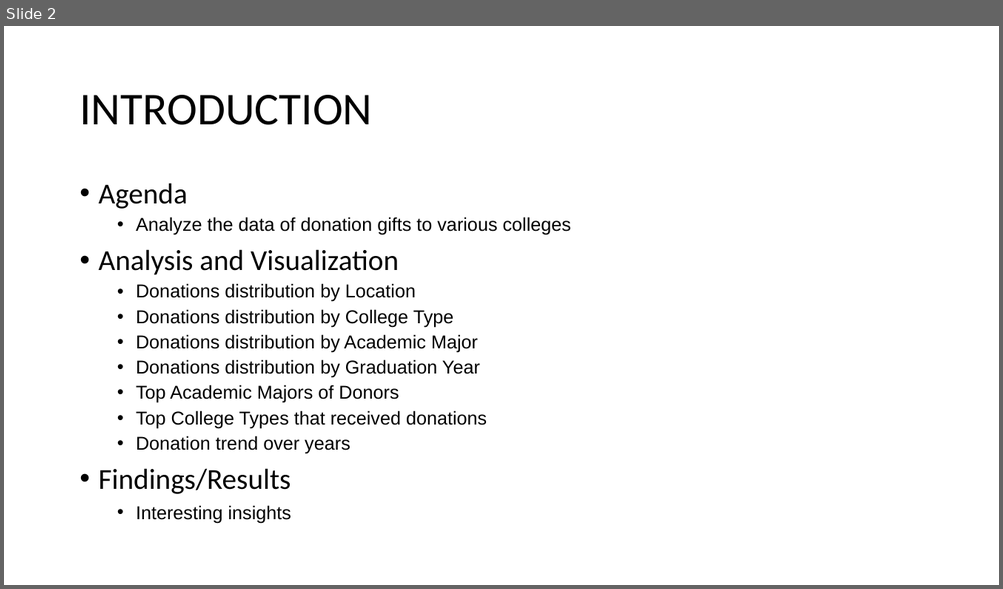
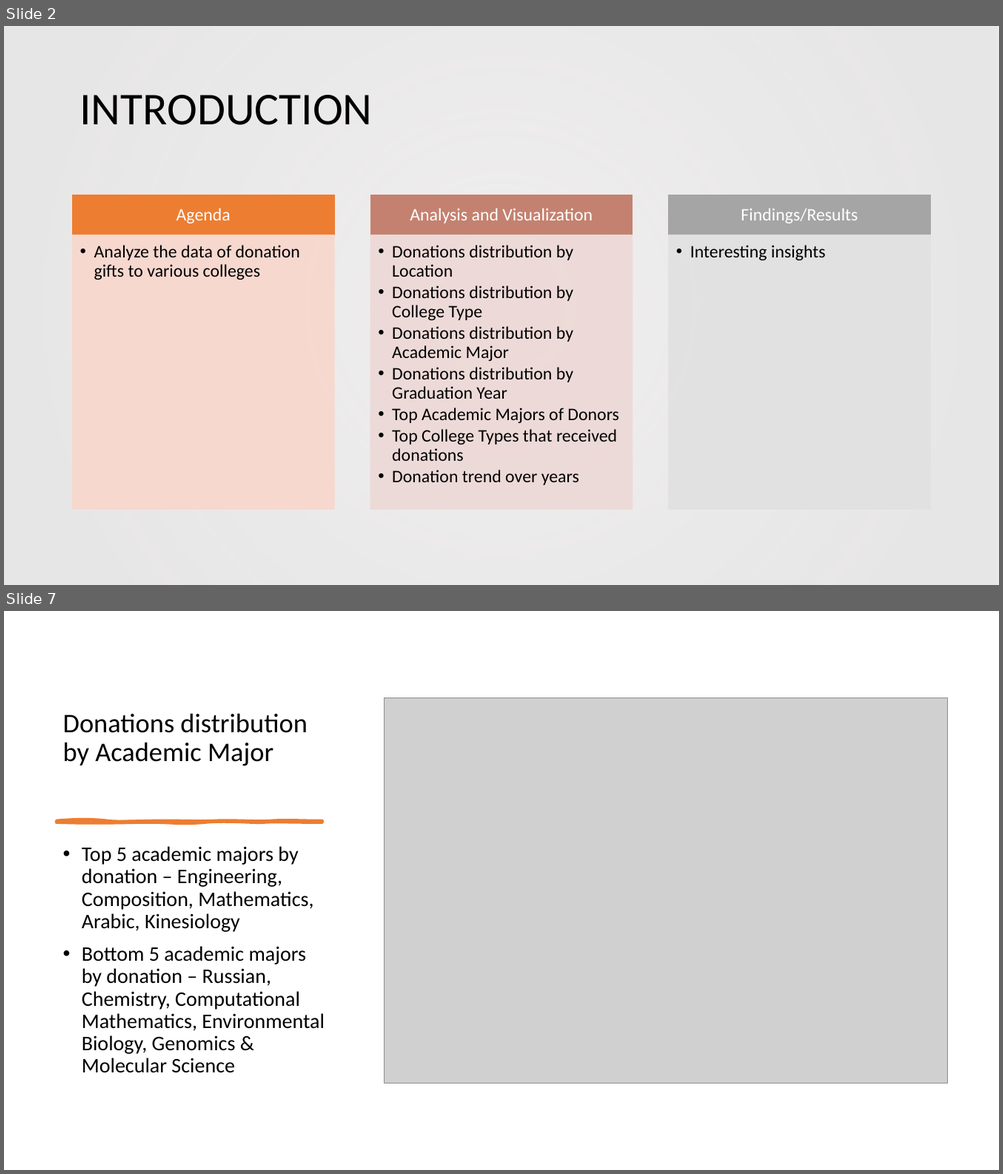
Before and after one commit to ShrutiMR/Data_Analysis_and_Reporting_of_College_Donations, a slide deck: College_Donations_Analysis_Report.pptx. Shown one above the other, each under a label of ours: slide 2 before the commit, slides 2 and 7 after it; the slides between them are not shown. The pictures are 1003x589 and 1003x1174 pixels, drawn with LibreOffice and Linux fonts; fonts in the diff are those of the drawing; grey boxes stand for pictures; background and template pictures are left out. Boxes give left, top, right and bottom in pixels: in the first picture for what was removed or moved away, otherwise in the second. Text is boxed around its words. In the diff, an @@ line names an element or a change of style, - is before the commit and + after.

```diff
--- a/College_Donations_Analysis_Report.pptx
+++ b/College_Donations_Analysis_Report.pptx
@@ slide 7 added at <box>4,611,999,1170</box>, background #FFFFFF @@
@@ picture added at <box>384,698,947,1084</box> @@
@@ title added at <box>63,713,307,766</box>, 26 pt, text #000000 @@
+Donations distribution by Academic Major
@@ freeform shape added at <box>57,820,322,822</box>, fill #ED7D31, outline #ED7D31 3 pt @@
@@ text added at <box>82,846,324,1073</box>, 20 pt, text #000000 @@
+• Top 5 academic majors by donation – Engineering, Composition, Mathematics, Arabic, Kinesiology
+• Bottom 5 academic majors by donation – Russian, Chemistry, Computational Mathematics, Environmental Biology, Genomics & Molecular Science
@@ slide 2 changed as well @@
@@ rectangle added at <box>4,26,999,585</box>, fill gradient #E7E6E6 @@
@@ text at <box>99,183,571,275</box>: paragraphs removed @@
-• Agenda
-  • Analyze the data of donation gifts to various colleges
-• Analysis and Visualization
@@ text "Donations distribution by Location": place and size @@
-text "Donations distribution by Location" at <box>99,183,571,523</box>
+text "Donations distribution by Location" at <box>392,245,619,486</box>
@@ text "Donations distribution by Location" at <box>392,245,619,486</box>: size 18 to 17 pt, font Arial to Calibri; indent changed; less space between paragraphs @@
@@ group added at <box>73,195,930,509</box>: 6 rectangles, 5 texts @@
+Agenda
+  • Analyze the data of donation gifts to various colleges
+Analysis and Visualization
+Findings/Results
+  • Interesting insights
@@ text at <box>99,469,291,523</box>: paragraphs removed @@
-• Findings/Results
-  • Interesting insights
```
Also in this commit, not shown: 3 other slides changed, 8 other slides added, 7 slides removed.
